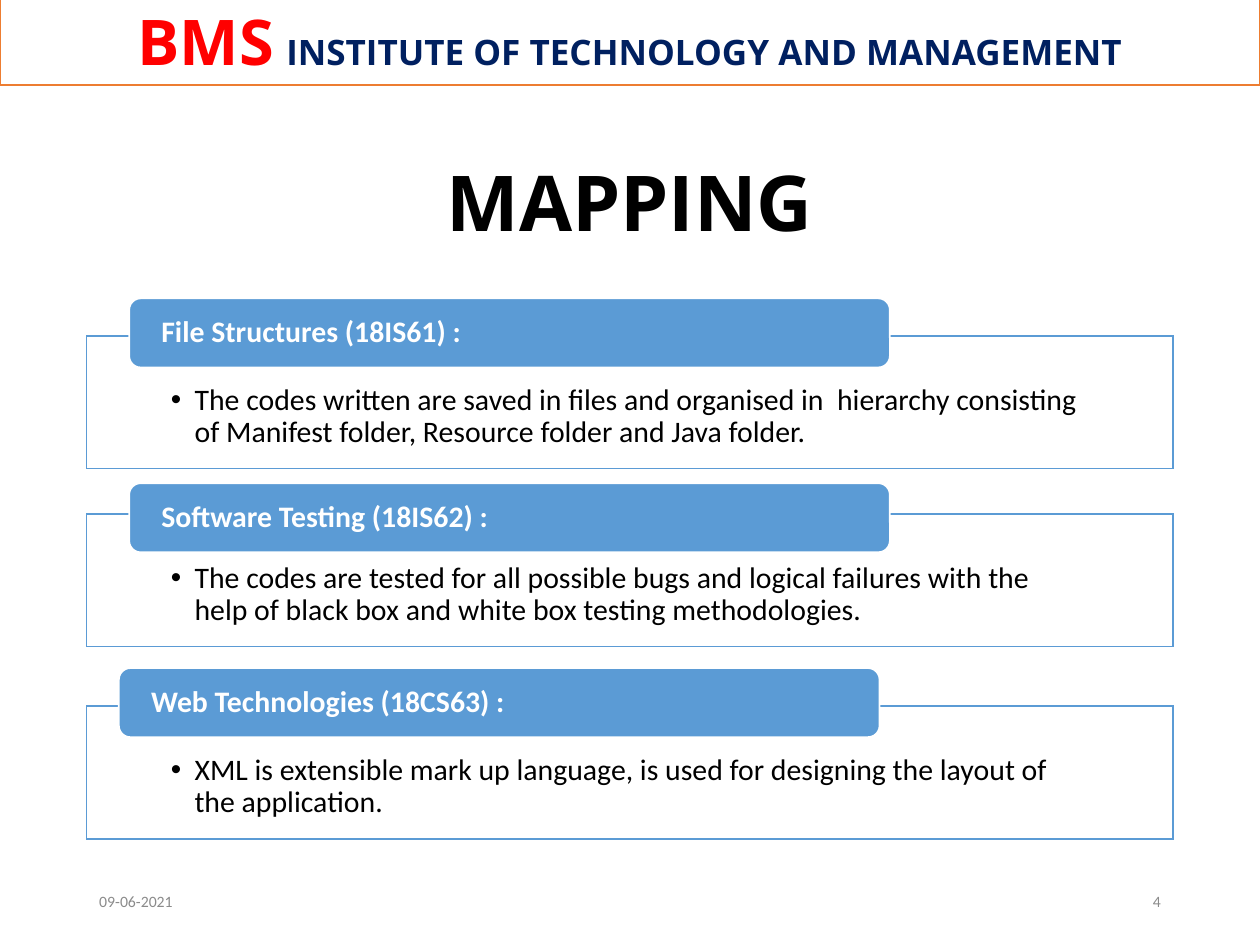
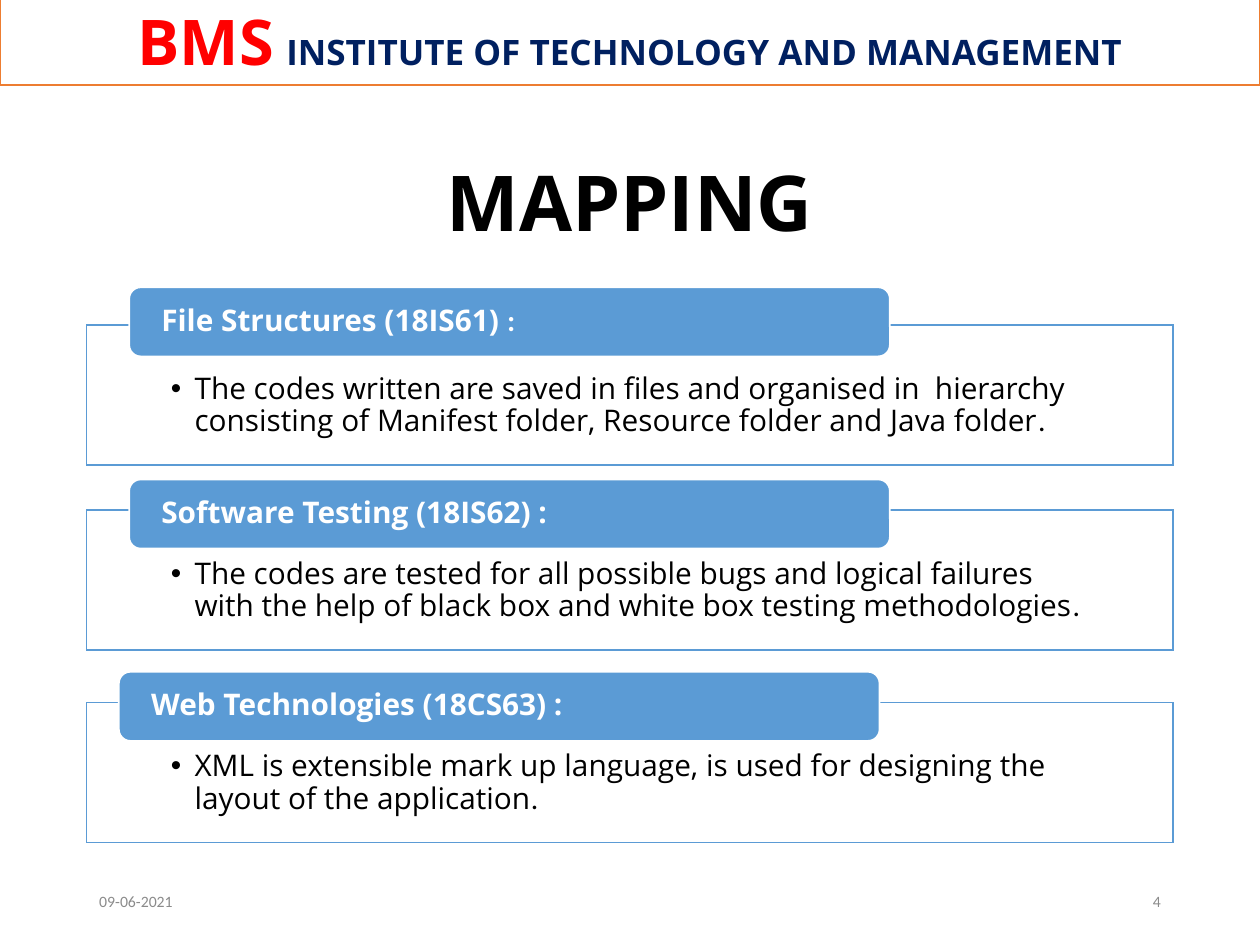
Before and after one commit to Raghuvorkady/MAD-Mini-Project, a slide deck: slide 4 of docs/ppt/phase-1/ppt phase-1.pptx. Drawn at 1260x945 pixels with LibreOffice and Linux fonts; fonts in the diff are those of the drawing; background and template pictures are left out. Boxes give left, top, right and bottom in pixels: in the first picture for what was removed or moved away, otherwise in the second. Text is boxed around its words. In the diff, an @@ line names an element or a change of style, - is before the commit and + after.

Commit message:
ppt changes commit

```diff
--- a/docs/ppt/phase-1/ppt phase-1.pptx
+++ b/docs/ppt/phase-1/ppt phase-1.pptx
@@ rounded rectangle: place and size @@
-rounded rectangle at [129, 299, 890, 368]
+rounded rectangle at [129, 287, 890, 357]
@@ font Calibri to Open Sans in 6 elements at [195, 561, 1080, 623], [195, 753, 1045, 816], [161, 500, 530, 530], [151, 692, 547, 722], [195, 376, 1065, 438], [161, 308, 498, 336] @@
@@ text "File Structures (18IS61) :": place and size @@
-text "File Structures (18IS61) :" at [161, 320, 446, 347]
+text "File Structures (18IS61) :" at [161, 308, 498, 336]
@@ text "The codes written are saved ...": place and size @@
-text "The codes written are saved ..." at [195, 389, 1076, 446]
+text "The codes written are saved ..." at [195, 376, 1065, 438]
@@ rectangle: place and size @@
-rectangle at [87, 335, 1173, 467]
+rectangle at [87, 325, 1173, 465]
@@ rectangle: place and size @@
-rectangle at [87, 514, 1173, 646]
+rectangle at [87, 510, 1173, 650]
@@ rounded rectangle: place and size @@
-rounded rectangle at [118, 668, 879, 737]
+rounded rectangle at [118, 672, 879, 741]
@@ rectangle: place and size @@
-rectangle at [87, 706, 1173, 838]
+rectangle at [87, 703, 1173, 843]
```
Also in this commit, not shown: 5 other slides changed, 1 slide added.
